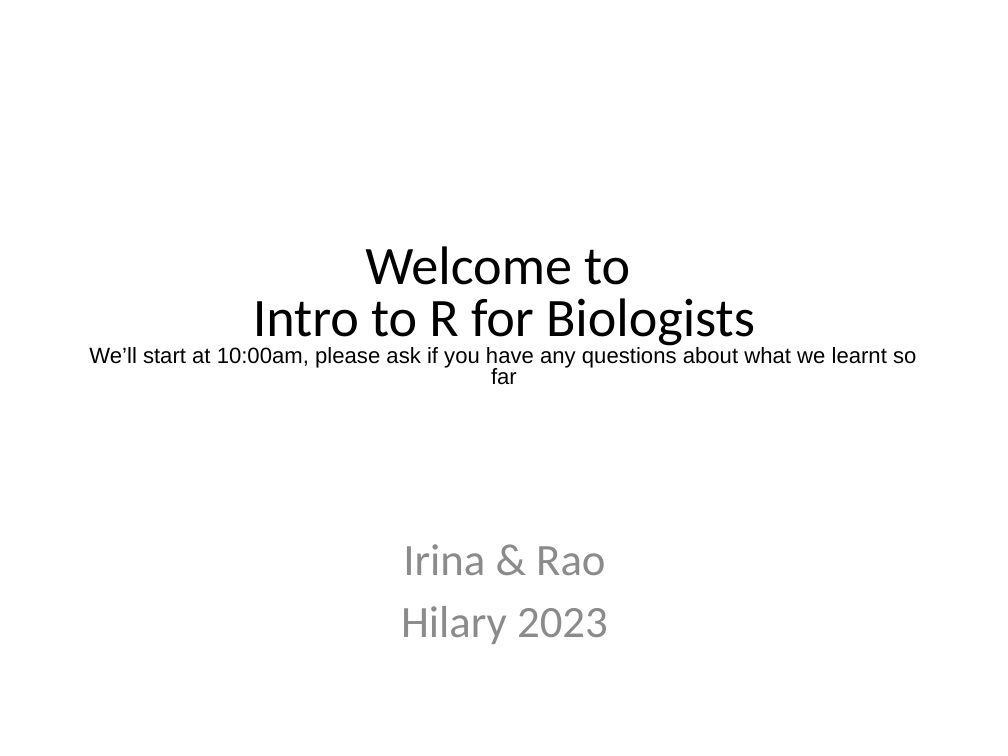
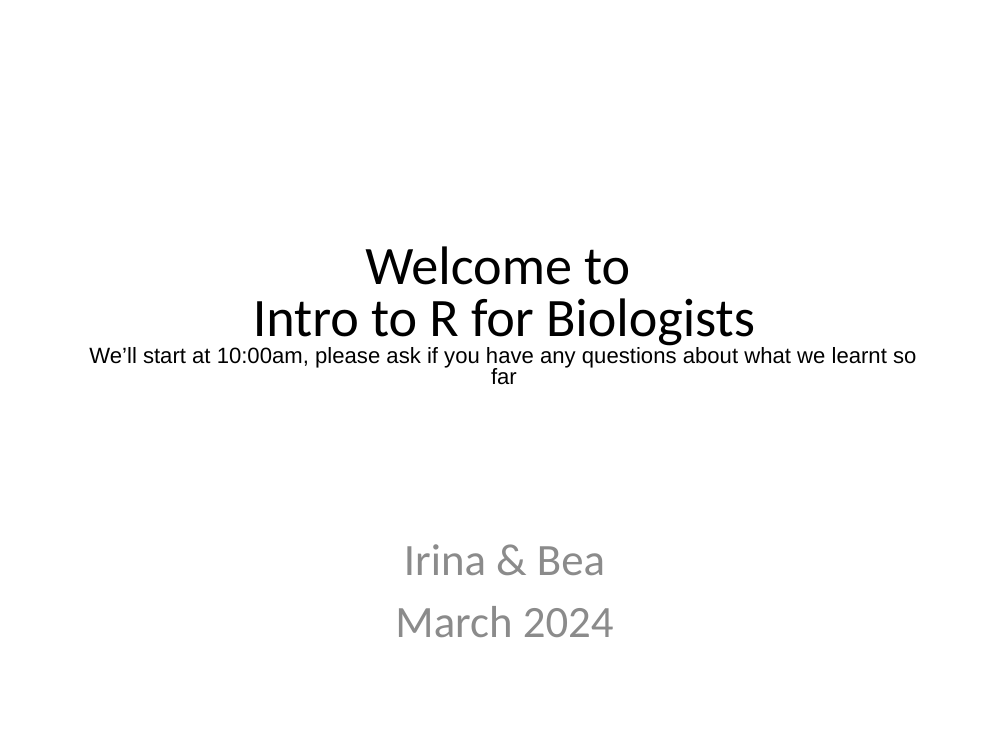
Before and after one commit to Chelysheva/MSD_R_course_lateMarch2024, a slide deck: slide 1 of powerpoint/Session2.pptx. Drawn at 1008x756 pixels with LibreOffice and Linux fonts; fonts in the diff are those of the drawing. Boxes give left, top, right and bottom in pixels: in the first picture for what was removed or moved away, otherwise in the second. Text is boxed around its words. In the diff, an @@ line names an element or a change of style, - is before the commit and + after.

```diff
--- a/powerpoint/Session2.pptx
+++ b/powerpoint/Session2.pptx
@@ text at [395,544,614,637]: text changed @@
-Irina & Rao
-Hilary 2023
+Irina & Bea
+March 2024
```
Also in this commit, not shown: 1 other slide changed, 1 other file.
